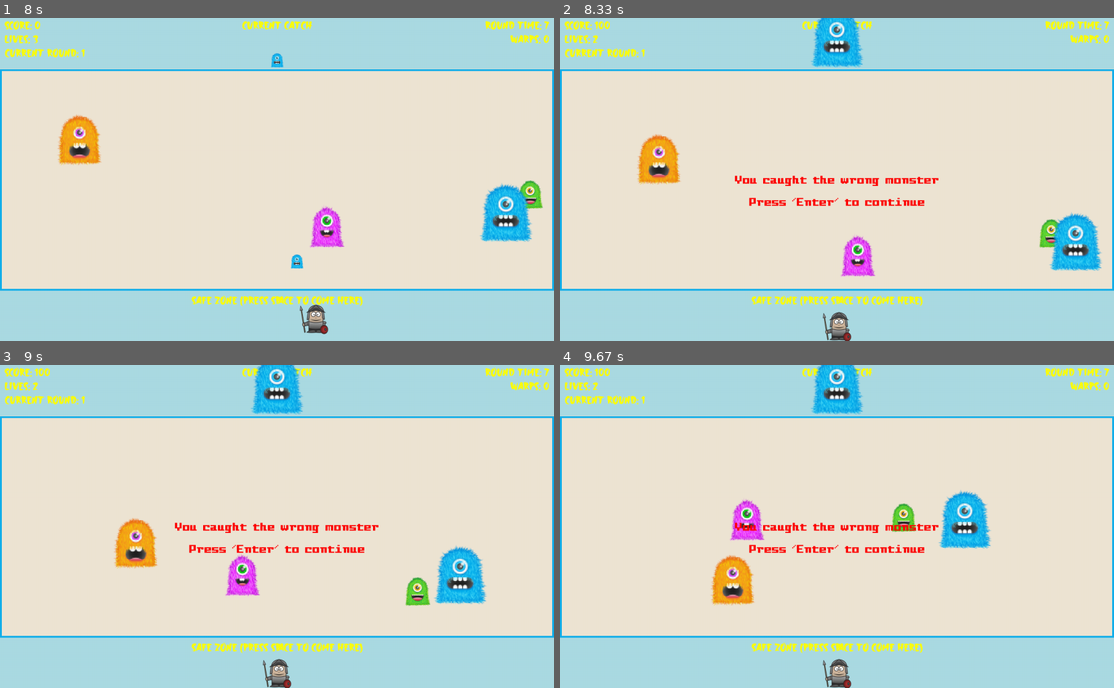
Above: before the commit, frames 1-4 (two rows, left to right).
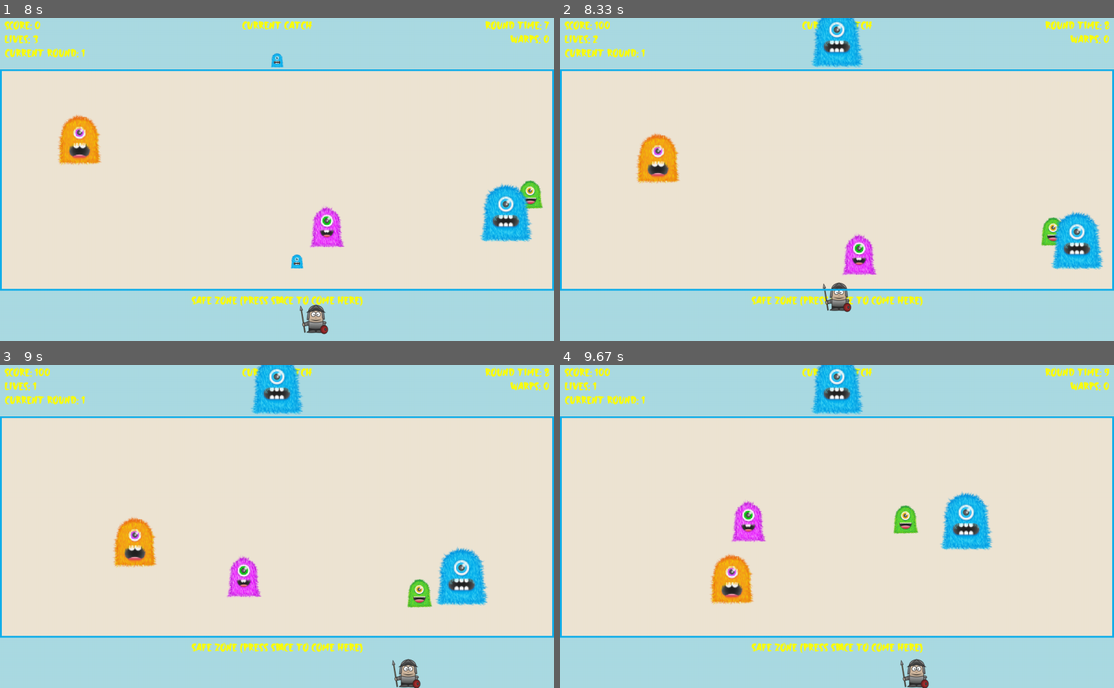
Above: after the commit, the same moments.

Repository: saphir-lab/pygame_monster_wrangler
Game: pygame game, started from main.py
The game is run twice, just before and just after one commit, with the same random seed, the same clock (stepped at 60 frames per second) and the same inputs.
Inputs:
- Up to frame 1 (8 s): tap Enter at 0.33 s; hold Right 0.67-1.13 s; hold Up 1.17-1.47 s; hold Right 1.5-1.97 s; hold Left 2-2.53 s; hold Down 2.57-2.87 s; hold Left 2.9-3.3 s; hold Up 3.33-3.7 s; tap Space at 3.4, 3.8, 4.1, 4.87, 5.17, 5.37, 5.67, 5.87, 6.2, 6.5, 6.7, 7, 7.6, 7.9 s; hold Right 3.73-4.37 s; hold Left 4.8-5.27 s; hold Right 5.3-5.77 s; hold Up 5.8-6.1 s; hold Right 6.13-6.6 s; hold Left 6.63-7.17 s; hold Left 7.53-7.93 s; hold Up from 7.97 s (still down)
- Up to frame 2 (8.33 s): keep holding Up; tap Space at 8.03 s
- Up to frame 3 (9 s): release Up at 8.33 s; hold Right from 8.37 s (still down); tap Space at 8.43, 8.73 s
- Up to frame 4 (9.67 s): release Right at 9 s; hold Down 9.03-9.4 s; tap Space at 9.1, 9.5 s; hold Left from 9.43 s (still down)

Frame 1 is identical in both runs. In frame 2, 3.3% of the frame differs, in the area x 13-100%, y 0-100%; in frame 3, 3.4%, in the area x 5-100%, y 0-100%; in frame 4, 3.4%.

Commit message:
Pause Player when die as parameter

Diff:
--- a/game.py
+++ b/game.py
@@ -183,7 +183,8 @@
                 if self.player.lives <= 0:
                     self.game_over()
                 else:
-                    self.pause_game("You caught the wrong monster", "continue", with_animation=True)
+                    if self.player.pause_when_die:
+                        self.pause_game("You caught the wrong monster", "continue", with_animation=True)
 
     def choose_new_target(self):
         """Choose a new target monster for the player"""
--- a/player.py
+++ b/player.py
@@ -41,6 +41,7 @@
             self.starting_warps:int = self.settings["Warps"]
             self.velocity:int = self.settings["Velocity"]
             self.sprite:bool = self.settings["Sprite"]
+            self.pause_when_die:bool = self.settings["PauseWhenDie"]
             self.image_path:str = self.settings["Image"]["Path"]
             self.size:tuple = self.settings["Image"]["Size"]
             self.sound_path_die:str = self.settings["Sound"]["die"]
--- a/settings/player.yaml
+++ b/settings/player.yaml
@@ -2,6 +2,7 @@
 Warps: 2
 Velocity: 8
 Sprite: False
+PauseWhenDie: False
 Image:
   Path: assets/images/player/knight.png
   Size: [64, 64]
